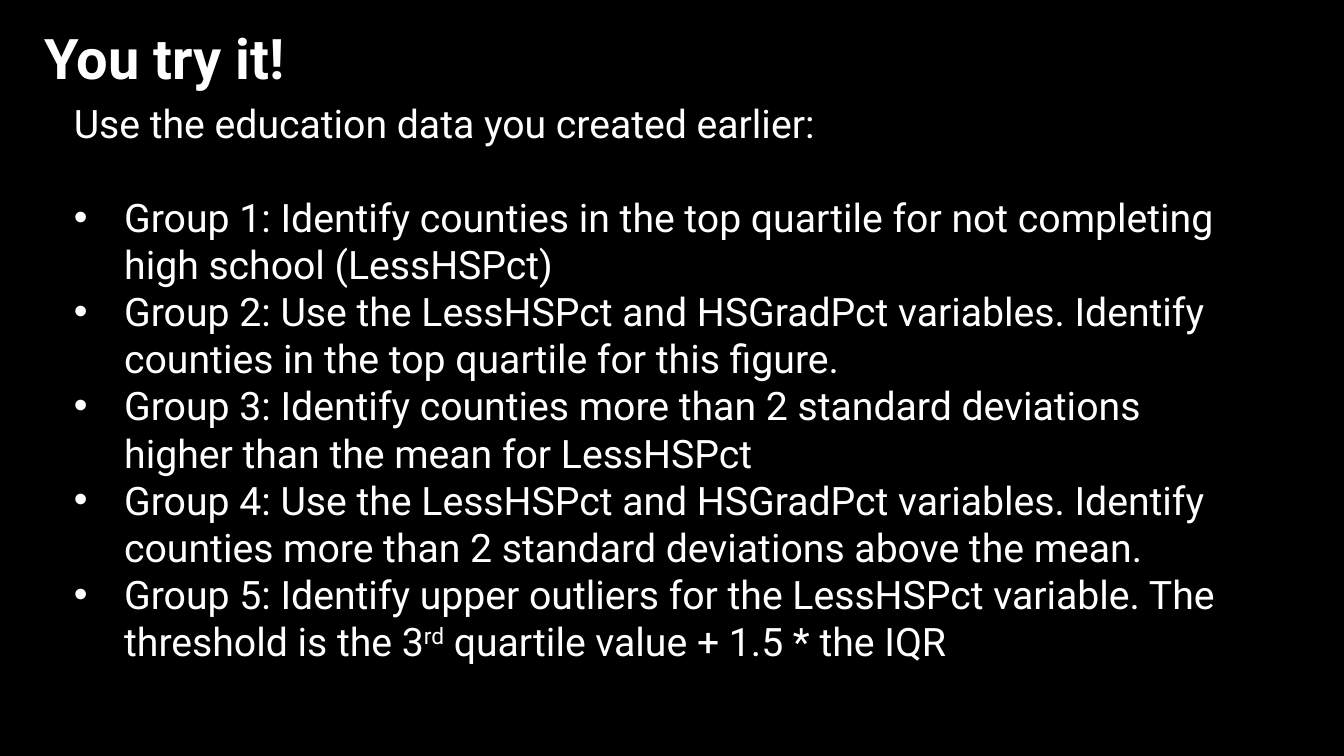
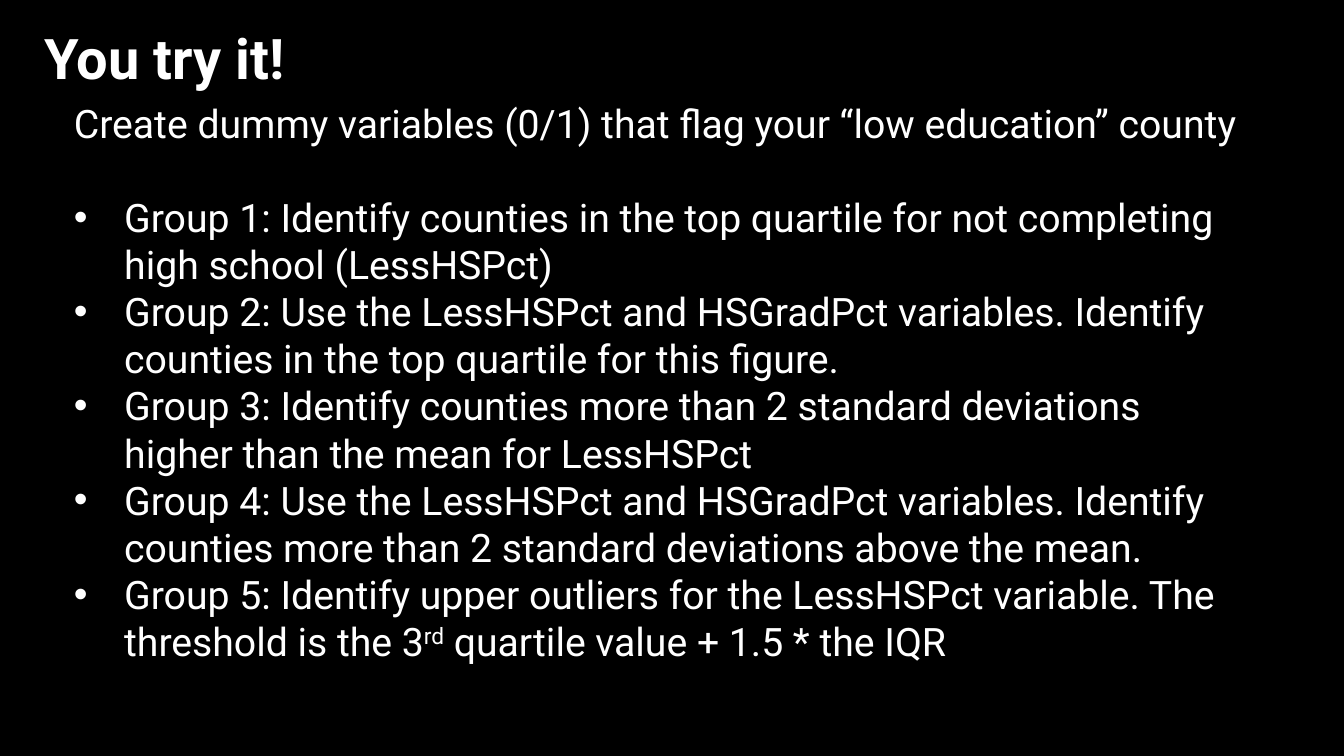
Before and after one commit to jshannon75/geog4300, a slide deck: slide 10 of in_class_slides/geog4300_W04-1 Classification and descriptive stats.pptx (slide 9 before the commit). Drawn at 1344x756 pixels with LibreOffice and Linux fonts; fonts in the diff are those of the drawing; background and template pictures are left out. Boxes give left, top, right and bottom in pixels: in the first picture for what was removed or moved away, otherwise in the second. Text is boxed around its words. In the diff, an @@ line names an element or a change of style, - is before the commit and + after.

```diff
--- a/in_class_slides/geog4300_W04-1 Classification and descriptive stats.pptx
+++ b/in_class_slides/geog4300_W04-1 Classification and descriptive stats.pptx
@@ text at [74, 106, 1236, 147]: text changed @@
-Use the education data you created earlier:
+Create dummy variables (0/1) that flag your “low education” county
```
Also in this commit, not shown: 2 other slides changed, 1 slide added, 2 other files.
